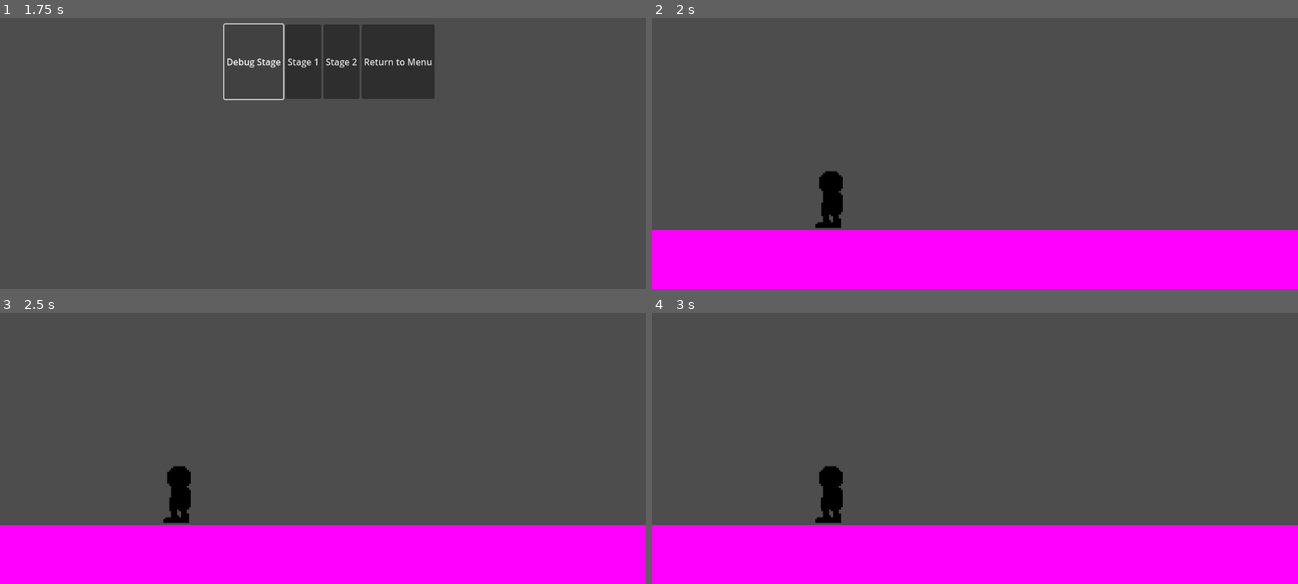
Above: before the commit, frames 1-4 (two rows, left to right).
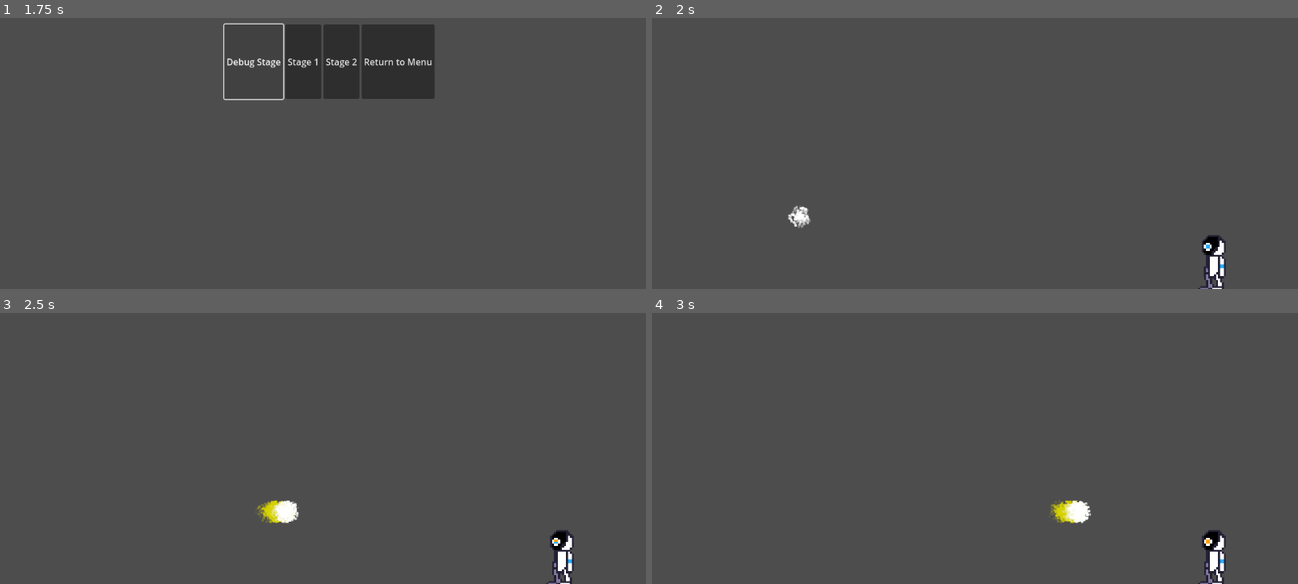
Above: after the commit, the same moments.

Repository: VincentVanJoey/SpringJam2025
Game: Godot game, scene res://Menu Scenes/Menu.tscn
Same seed, same stepped clock (60 frames per second), same inputs: the game is played once before the commit and once after it.
Inputs:
- Up to frame 1 (1.75 s): click "Start" at 0.5 s; click "Debug Stage" at 1.25 s
- Up to frame 2 (2 s): no input
- Up to frame 3 (2.5 s): hold Up (ui_up) from 2.03 s (still down)
- Up to frame 4 (3 s): keep holding Up (ui_up)

Frame 1 is identical in both runs. In frame 2, 23% of the frame differs, in the area x 0-100%, y 56-100%; in frame 3, 23%; in frame 4, 23%.

Commit message:
Bullet richocet beginnings

Diff:
--- a/ricochet/Character/Bullet.gd
+++ b/ricochet/Character/Bullet.gd
@@ -10,19 +10,32 @@
 func _ready():
 	direction = Vector2(1,0).rotated(rotation)
 
+func _physics_process(delta):
 
+	var screen_size = get_viewport_rect().size
 
-func _physics_process(delta):
+	position.x = clamp(position.x, 0, screen_size.x)
+	position.y = clamp(position.y, 0, screen_size.y)
+
 	# Add the gravity.
 	velocity = SPEED * direction
+
 	if not is_on_floor():
 		velocity.y += gravity * 1 * delta # might have to tweak value 1 here
+
+	#handles grabbing collision data to delete it it hits something
 	var collisionResult = move_and_collide(direction * SPEED * delta)
 	if collisionResult != null:
 		queue_free()
 
+# Reflect when hitting screen borders
+	if position.x <= 0 or position.x >= screen_size.x:
+		direction = Vector2(cos(randf_range(0.0, 180)), sin(randf_range(0.0, 180)))
 
+	if position.y <= 0 or position.y >= screen_size.y:
+		direction = Vector2(cos(randf_range(0.0, 180)), sin(randf_range(0.0, 180)))
 
 func _on_area_2d_area_entered(area):
 	if area.is_in_group("player"):
-			queue_free()
+		print("hit")
+		queue_free()
--- a/ricochet/Character/Bullet.tscn
+++ b/ricochet/Character/Bullet.tscn
@@ -1,43 +1,10 @@
-[gd_scene load_steps=10 format=3 uid="uid://1wr7k5ipce27"]
+[gd_scene load_steps=5 format=3 uid="uid://1wr7k5ipce27"]
 
 [ext_resource type="Script" path="res://Character/Bullet.gd" id="1_031gc"]
-[ext_resource type="Texture2D" uid="uid://bhnbo7em43msi" path="res://Art/blue-projectile.png" id="2_8xhhs"]
 
-[sub_resource type="AtlasTexture" id="AtlasTexture_1adig"]
-atlas = ExtResource("2_8xhhs")
-region = Rect2(0, 0, 480, 480)
-
-[sub_resource type="AtlasTexture" id="AtlasTexture_iyfv3"]
-atlas = ExtResource("2_8xhhs")
-region = Rect2(480, 0, 480, 480)
-
-[sub_resource type="AtlasTexture" id="AtlasTexture_yip4p"]
-atlas = ExtResource("2_8xhhs")
-region = Rect2(960, 0, 480, 480)
-
-[sub_resource type="AtlasTexture" id="AtlasTexture_relkb"]
-atlas = ExtResource("2_8xhhs")
-region = Rect2(1440, 0, 480, 480)
-
-[sub_resource type="SpriteFrames" id="SpriteFrames_7c7bd"]
-animations = [{
-"frames": [{
-"duration": 1.0,
-"texture": SubResource("AtlasTexture_1adig")
-}, {
-"duration": 1.0,
-"texture": SubResource("AtlasTexture_iyfv3")
-}, {
-"duration": 1.0,
-"texture": SubResource("AtlasTexture_yip4p")
-}, {
-"duration": 1.0,
-"texture": SubResource("AtlasTexture_relkb")
-}],
-"loop": true,
-"name": &"default",
-"speed": 10.0
-}]
+[sub_resource type="Gradient" id="Gradient_scanm"]
+offsets = PackedFloat32Array(0.111111, 0.298611, 0.461806, 0.645833, 0.972222)
+colors = PackedColorArray(1, 1, 1, 0, 1, 1, 1, 1, 0.913282, 0.913076, 0.624602, 1, 0.840555, 0.821892, 1.15514e-06, 1, 0.839216, 0.823529, 0, 0)
 
 [sub_resource type="CapsuleShape2D" id="CapsuleShape2D_0y56s"]
 radius = 145.116
@@ -51,21 +18,31 @@
 position = Vector2(17, 0)
 script = ExtResource("1_031gc")
 
-[node name="AnimatedSprite2D" type="AnimatedSprite2D" parent="."]
-position = Vector2(11.75, -1.78122)
-scale = Vector2(0.078125, 0.0717449)
-sprite_frames = SubResource("SpriteFrames_7c7bd")
-autoplay = "default"
-frame_progress = 0.28187
+[node name="CPUParticles2D" type="CPUParticles2D" parent="."]
+position = Vector2(12, -1)
+amount = 1500
+lifetime = 0.3
+speed_scale = 0.5
+local_coords = true
+draw_order = 1
+emission_shape = 1
+emission_sphere_radius = 9.34
+gravity = Vector2(-500, 0)
+scale_amount_min = 2.0
+scale_amount_max = 2.0
+color_ramp = SubResource("Gradient_scanm")
 
 [node name="CollisionShape2D" type="CollisionShape2D" parent="."]
+visible = false
 position = Vector2(12, -2)
 scale = Vector2(0.0895833, 0.0684898)
 shape = SubResource("CapsuleShape2D_0y56s")
 
 [node name="Area2D" type="Area2D" parent="." groups=["bullet"]]
+visible = false
 
 [node name="CollisionShape2D" type="CollisionShape2D" parent="Area2D"]
+visible = false
 position = Vector2(12, -2)
 scale = Vector2(1.185, 1.185)
 shape = SubResource("CapsuleShape2D_qth5q")
--- a/ricochet/Character/Player.gd
+++ b/ricochet/Character/Player.gd
@@ -21,9 +21,9 @@
 #colors the players - TODO
 func _ready():
 	pass
-	match playerindex:
-		1: modulate = Color(0,0,0)
-		2: modulate = Color(0,0,0)
+	#match playerindex:
+		#1: modulate = Color(0,0,0)
+		#2: modulate = Color(0,0,0)
 
 #Refactor - TODO
 func _physics_process(delta):
@@ -93,7 +93,6 @@
 func _on_animated_sprite_2d_animation_finished():
 	if(animated_sprite.animation == "fall"):
 		animation_locked = false
-
 #endregion
 
 #delete these - TODO
--- a/ricochet/Levels/debug_level.tscn
+++ b/ricochet/Levels/debug_level.tscn
@@ -1,6 +1,7 @@
-[gd_scene load_steps=5 format=3 uid="uid://bx6syhis2mwhg"]
+[gd_scene load_steps=6 format=3 uid="uid://bx6syhis2mwhg"]
 
 [ext_resource type="PackedScene" uid="uid://cfqtm7nm6ngff" path="res://Character/Player.tscn" id="1_3ij2m"]
+[ext_resource type="PackedScene" uid="uid://1wr7k5ipce27" path="res://Character/Bullet.tscn" id="3_cif21"]
 [ext_resource type="PackedScene" uid="uid://upl2f1wfsnce" path="res://Menu Scenes/pause_menu.tscn" id="3_e8lw2"]
 
 [sub_resource type="RectangleShape2D" id="RectangleShape2D_l1sf2"]
@@ -11,29 +12,28 @@
 [node name="Level" type="Node2D"]
 
 [node name="PlayerGuy" parent="." instance=ExtResource("1_3ij2m")]
-position = Vector2(319, 478)
+position = Vector2(1002, 592)
+collision_layer = 3
+collision_mask = 3
 
 [node name="StaticBody2D" type="StaticBody2D" parent="."]
-position = Vector2(-21, 83)
+position = Vector2(985, 197)
 
 [node name="CollisionShape2D" type="CollisionShape2D" parent="StaticBody2D"]
 position = Vector2(-304, 595)
 shape = SubResource("RectangleShape2D_l1sf2")
 
 [node name="Sprite2D" type="Sprite2D" parent="StaticBody2D/CollisionShape2D"]
-position = Vector2(113, 18)
+position = Vector2(-43, 14)
 scale = Vector2(1596, 305)
-texture = SubResource("PlaceholderTexture2D_hrv50")
-
-[node name="CollisionShape2D2" type="CollisionShape2D" parent="StaticBody2D"]
-position = Vector2(1357, 604)
-shape = SubResource("RectangleShape2D_l1sf2")
-
-[node name="Sprite2D2" type="Sprite2D" parent="StaticBody2D/CollisionShape2D2"]
-position = Vector2(9, 9)
-scale = Vector2(1555.44, 305)
 texture = SubResource("PlaceholderTexture2D_hrv50")
 
 [node name="CanvasLayer" type="CanvasLayer" parent="."]
 
 [node name="PauseMenu" parent="CanvasLayer" instance=ExtResource("3_e8lw2")]
+
+[node name="Bullet" parent="." instance=ExtResource("3_cif21")]
+position = Vector2(167, 521)
+scale = Vector2(2, 2)
+collision_layer = 2
+collision_mask = 2
--- a/ricochet/project.godot
+++ b/ricochet/project.godot
@@ -14,6 +14,11 @@
 run/main_scene="res://Menu Scenes/Menu.tscn"
 config/features=PackedStringArray("4.3", "GL Compatibility")
 config/icon="res://icon.svg"
+
+[display]
+
+window/size/borderless=true
+window/per_pixel_transparency/allowed=true
 
 [input]
 
